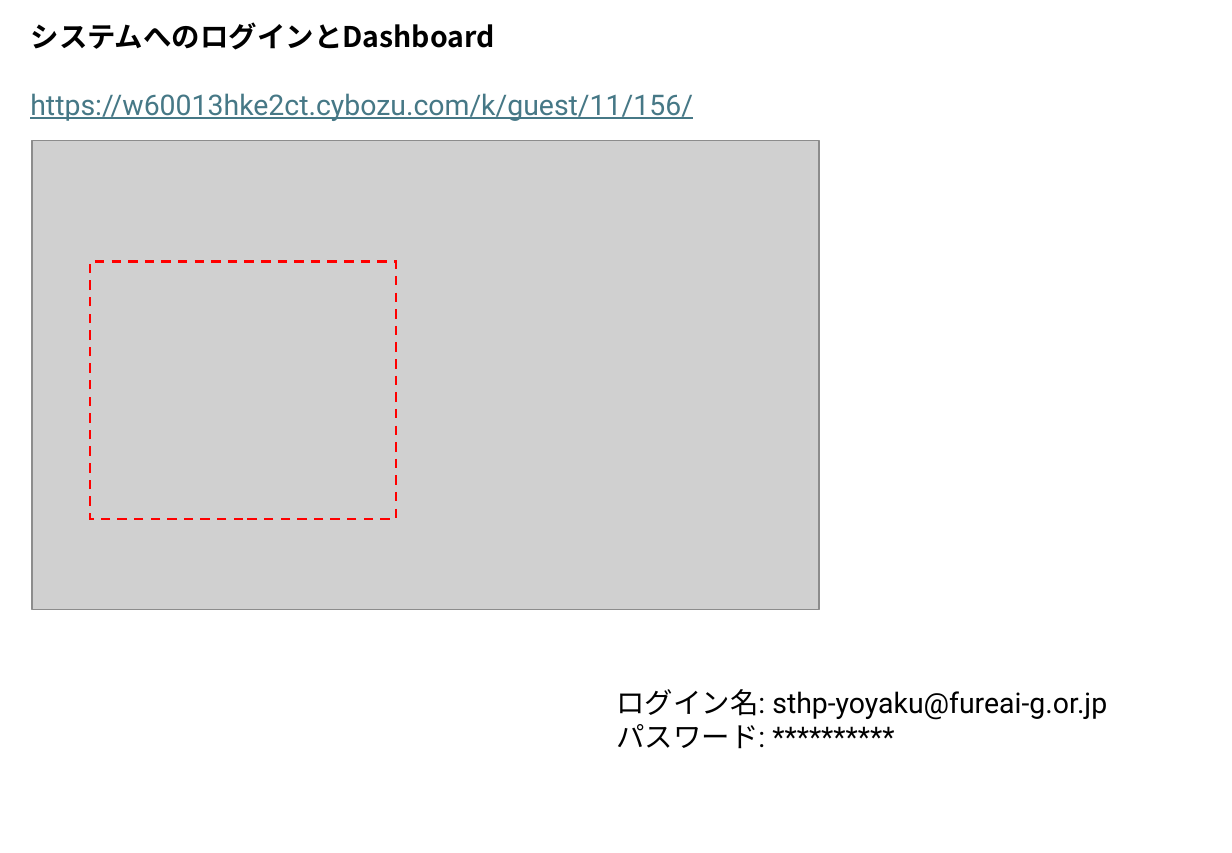
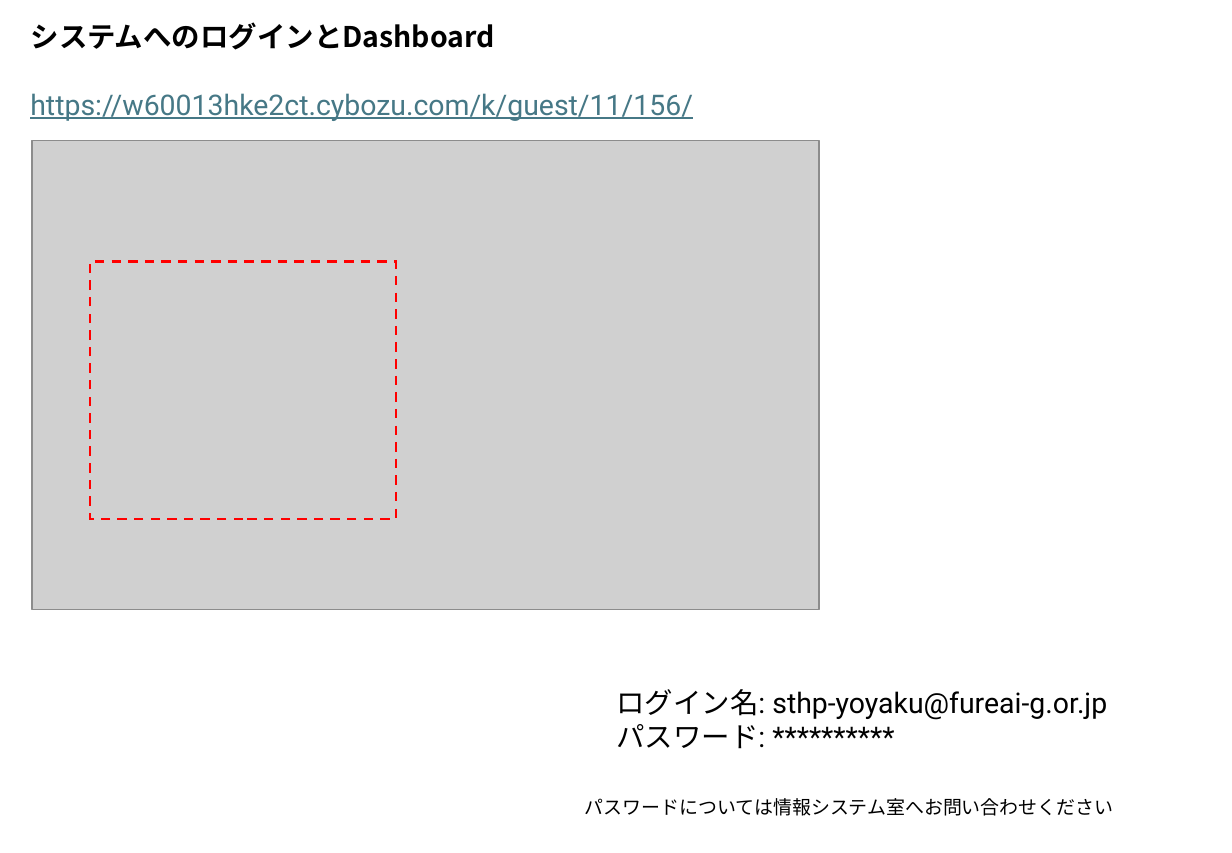
Before and after one commit to MishimaAkifumi-Private/FureaiGp-GairaiYoyakuSystem, a slide deck: slide 5 of Manual/UsersGuide.pptx. Drawn at 1232x853 pixels with LibreOffice and Linux fonts; fonts in the diff are those of the drawing; grey boxes stand for pictures. Boxes give left, top, right and bottom in pixels: in the first picture for what was removed or moved away, otherwise in the second. Text is boxed around its words. In the diff, an @@ line names an element or a change of style, - is before the commit and + after.

```diff
--- a/Manual/UsersGuide.pptx
+++ b/Manual/UsersGuide.pptx
@@ text added at <box>585,798,1114,816</box>, 12 pt, text #000000 @@
+パスワードについては情報システム室へお問い合わせください
```
Also in this commit, not shown: 7 other slides changed, 3 slides added, 1 slide removed, 1 other file.
